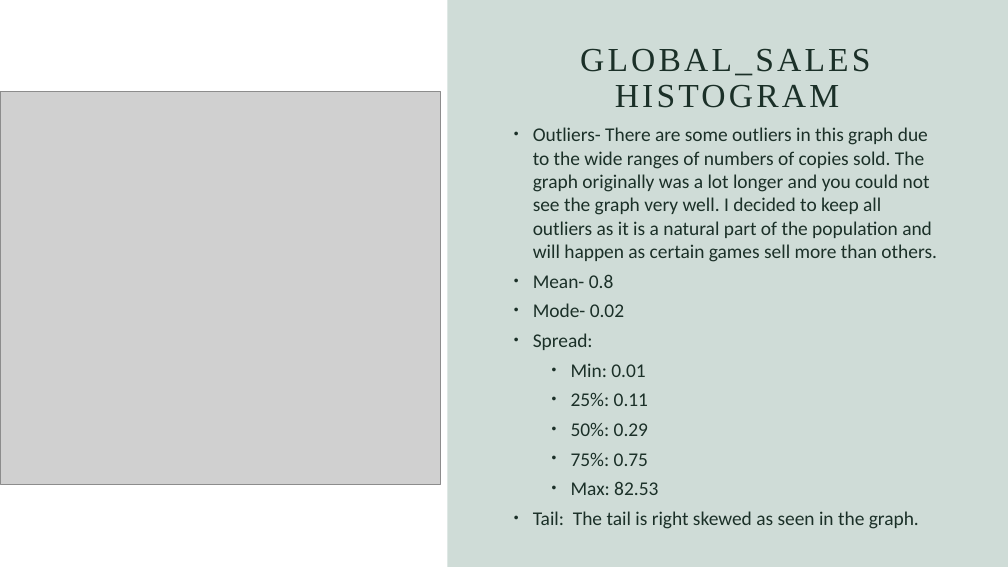
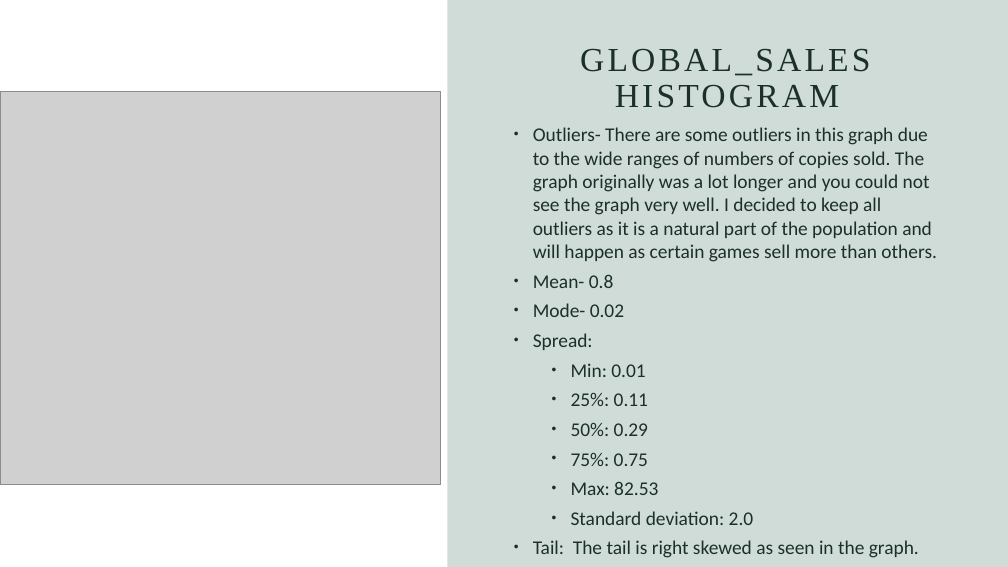
Before and after one commit to ncreed44/DSC_530_Project, a slide deck: slide 7 of Video Game Sales Presentation.pptx. Drawn at 1008x567 pixels with LibreOffice and Linux fonts; fonts in the diff are those of the drawing; grey boxes stand for pictures. Boxes give left, top, right and bottom in pixels: in the first picture for what was removed or moved away, otherwise in the second. Text is boxed around its words. In the diff, an @@ line names an element or a change of style, - is before the commit and + after.

```diff
--- a/Video Game Sales Presentation.pptx
+++ b/Video Game Sales Presentation.pptx
@@ text at <box>571,511,754,525</box>: paragraph added @@
+  • Standard deviation: 2.0
```
Also in this commit, not shown: 4 other slides changed.
